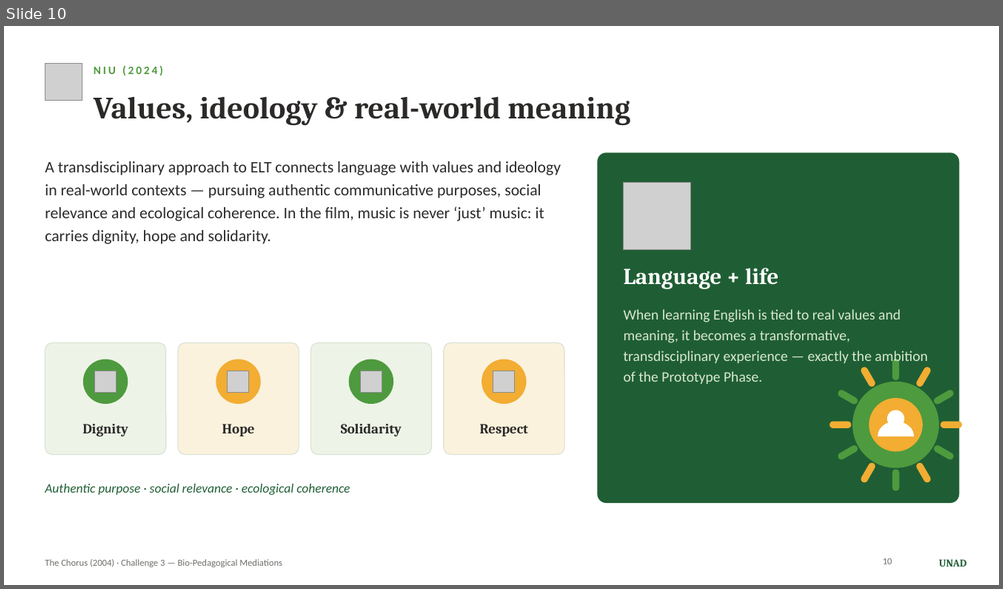
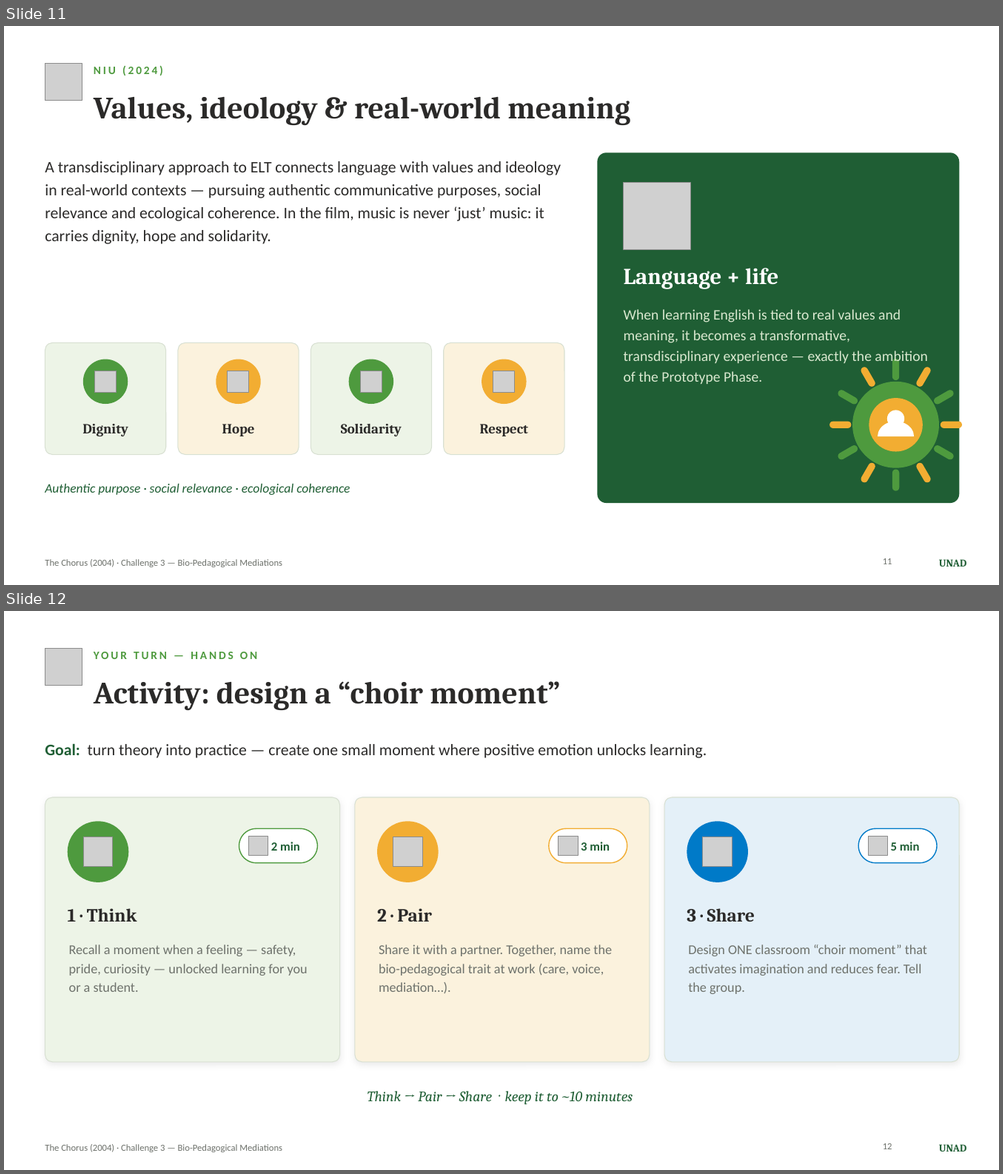
Before and after one commit to milesaenz-sketch/Magdalena_Thesis-_advisor, a slide deck: The_Chorus_Challenge3_UNAD.pptx. Shown one above the other, each under a label of ours: slide 10 before the commit, slides 11 and 12 after it. The pictures are 1003x589 and 1003x1174 pixels, drawn with LibreOffice and Linux fonts; fonts in the diff are those of the drawing; grey boxes stand for pictures. Boxes give left, top, right and bottom in pixels: in the first picture for what was removed or moved away, otherwise in the second. Text is boxed around its words. In the diff, an @@ line names an element or a change of style, - is before the commit and + after.

```diff
--- a/The_Chorus_Challenge3_UNAD.pptx
+++ b/The_Chorus_Challenge3_UNAD.pptx
@@ slide 12 added at <box>4,611,999,1170</box>, background #FFFFFF; not listed: 2 template elements that a slide beside it also shows @@
@@ picture added at <box>45,648,82,686</box> @@
@@ text added at <box>94,652,257,659</box>, 11 pt, text #4E9A3E, bold @@
+YOUR TURN — HANDS ON
@@ text added at <box>94,681,560,711</box>, 30 pt, text #2B2A29, bold @@
+Activity: design a “choir moment”
@@ text added at <box>45,743,706,758</box>, 15.5 pt, text #2B2A29 @@
+Goal: turn theory into practice — create one small moment where positive emotion unlocks learning.
@@ rounded rectangle added at <box>45,797,340,1062</box>, fill #EDF4E7, outline #D8E0D2 0.75 pt @@
@@ rounded rectangle added at <box>355,797,649,1062</box>, fill #FBF2DD, outline #D8E0D2 0.75 pt @@
@@ rounded rectangle added at <box>664,797,959,1062</box>, fill #E4F0F8, outline #D8E0D2 0.75 pt @@
@@ ellipse added at <box>68,821,128,883</box>, fill #4E9A3E @@
@@ rounded rectangle added at <box>239,829,317,863</box>, fill #FFFFFF, outline #4E9A3E 1 pt @@
@@ ellipse added at <box>377,821,438,883</box>, fill #F2AD32 @@
@@ rounded rectangle added at <box>549,829,627,863</box>, fill #FFFFFF, outline #F2AD32 1 pt @@
@@ ellipse added at <box>687,821,748,883</box>, fill #007AC8 @@
@@ rounded rectangle added at <box>858,829,936,863</box>, fill #FFFFFF, outline #007AC8 1 pt @@
@@ picture added at <box>83,837,112,866</box> @@
@@ picture added at <box>249,836,268,856</box> @@
@@ text added at <box>271,842,300,851</box>, 12 pt, text #1F5E34, bold @@
+2 min
@@ picture added at <box>392,837,422,866</box> @@
@@ picture added at <box>558,836,578,856</box> @@
@@ text added at <box>580,842,609,851</box>, 12 pt, text #1F5E34, bold @@
+3 min
@@ picture added at <box>703,837,731,866</box> @@
@@ picture added at <box>868,836,888,856</box> @@
@@ text added at <box>891,842,919,851</box>, 12 pt, text #1F5E34, bold @@
+5 min
@@ text added at <box>68,908,137,922</box>, 18 pt, text #2B2A29, bold @@
+1 · Think
@@ text added at <box>377,908,432,922</box>, 18 pt, text #2B2A29, bold @@
+2 · Pair
@@ text added at <box>686,908,754,922</box>, 18 pt, text #2B2A29, bold @@
+3 · Share
@@ text added at <box>69,945,307,992</box>, 13 pt, text #6E726C @@
+Recall a moment when a feeling — safety, pride, curiosity — unlocked learning for you or a student.
@@ text added at <box>378,945,612,994</box>, 13 pt, text #6E726C @@
+Share it with a partner. Together, name the bio-pedagogical trait at work (care, voice, mediation…).
@@ text added at <box>688,945,927,994</box>, 13 pt, text #6E726C @@
+Design ONE classroom “choir moment” that activates imagination and reduces fear. Tell the group.
@@ text added at <box>367,1091,632,1105</box>, 14 pt, text #1F5E34, italic @@
+Think → Pair → Share · keep it to ~10 minutes
@@ page number added at <box>882,1144,892,1150</box>, 9 pt, text #6E726C @@
+12
@@ what was slide 10 is now slide 11 @@
@@ page number at <box>882,559,892,565</box>: text changed @@
-10
+11
```
Also in this commit, not shown: 3 slides changed, 2 other slides added.
